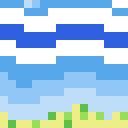
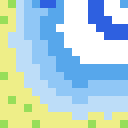
Layered file, before and after one edit (128px x 128px). Changes by layer:
added group "Group 1" with 4 layers above "static 7 colors" over (x1=0, y1=0, x2=128, y2=128)
added layer "Layer 5 copy" in group "Group 1" over (x1=0, y1=0, x2=56, y2=8)
added layer "Layer 2 copy 5" in group "Group 1" over (x1=0, y1=0, x2=128, y2=128)
moved "Layer 5" into group "static 7 colors", painted on it over (x1=0, y1=0, x2=56, y2=8)
removed layer "Layer 2" over (x1=0, y1=0, x2=128, y2=128)
hid "Layer 2 copy", moved it into group "static 7 colors", painted on it over (x1=0, y1=0, x2=128, y2=128)
